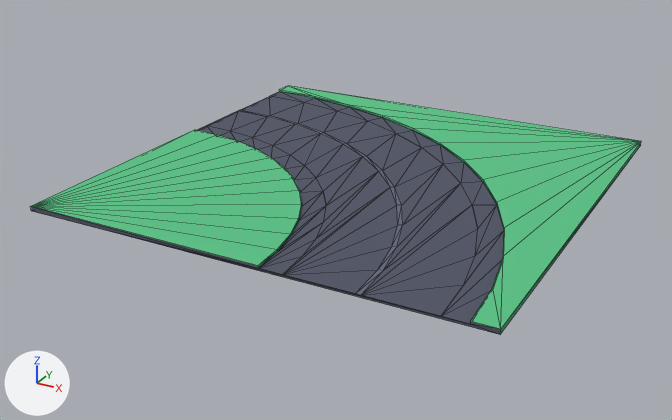
One commit to the glTF model kenney/city-kit-roads/road-curve-pavement.glb: the scene before it, then after it.
Camera for both pictures: a 50 mm camera at (1.76, -3.45, 1.53) aimed at (-0.07, -0.11, -0.14). Lighting does not change. The marker at lower left points along +X, +Y and +Z. The picture after the commit comes second. Mesh edges are drawn as thin lines. Vertices at exactly the same position are counted once.

Objects in the first picture: 'road-curve-pavement'.
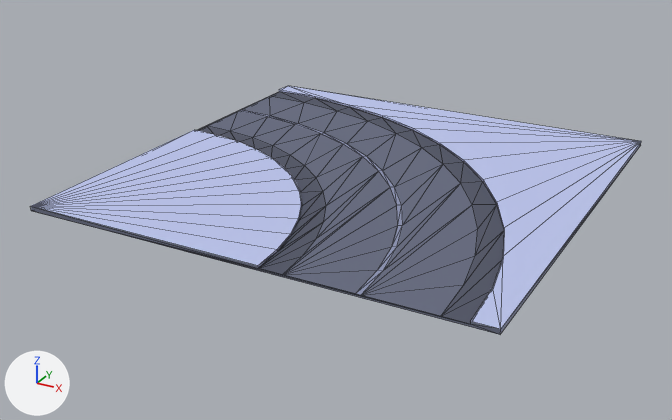
Patch to the scene script:
```diff
--- a/kenney/city-kit-roads/road-curve-pavement.glb.py
+++ b/kenney/city-kit-roads/road-curve-pavement.glb.py
@@ me_road_curve_pavement @@
 # used by ob_road_curve_pavement; location = (0.0, 0.0, 0.0)
-me_road_curve_pavement.from_pydata(...)  # 180 vertices, 220 faces; spans x -1.0..1.0, y -1.0..1.0, z 0.0..0.02
+me_road_curve_pavement.from_pydata(...)  # 190 vertices, 220 faces; spans x -1.0..1.0, y -1.0..1.0, z 0.0..0.02
+# me_road_curve_pavement part 1
+# 6 vertices are removed from x -0.81..0.5, y -0.81..0.5, z 0.01
+# 63 faces are deleted
+# 16 vertices are added at x -1.0..0.76, y -1.0..0.76, z 0.01
+# 63 new faces join them
+# me_road_curve_pavement part 2: 139 kept faces spanning x -1.0..1.0, y -1.0..1.0, z 0.0..0.02 get new texture (UV) coordinates
 me_road_curve_pavement.materials.append(mat_colormap)
```

Changed parts and their boxes (x1, y1, x2, y2) in the pictures (672 x 420 px; the box of a moved part takes in the faces that stretch with it):
part 1 of me_road_curve_pavement, moved or reshaped
    both: (198, 96, 504, 316)
part 2 of me_road_curve_pavement, surface changed (green to blue)
    both: (31, 86, 641, 335)
